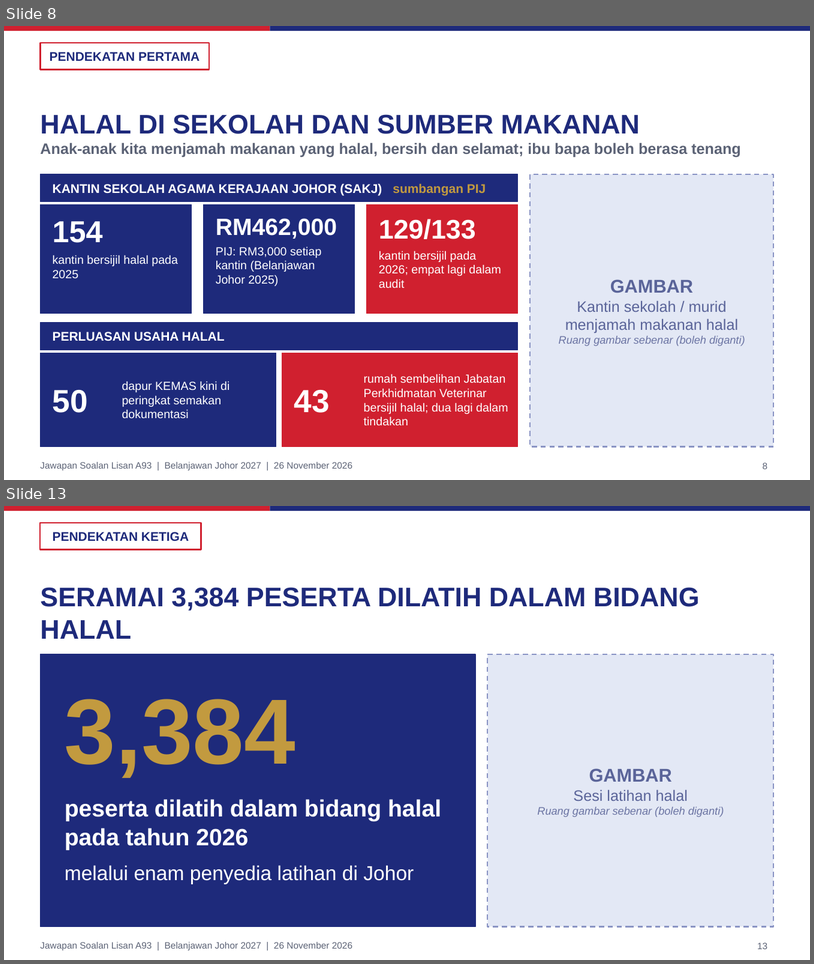
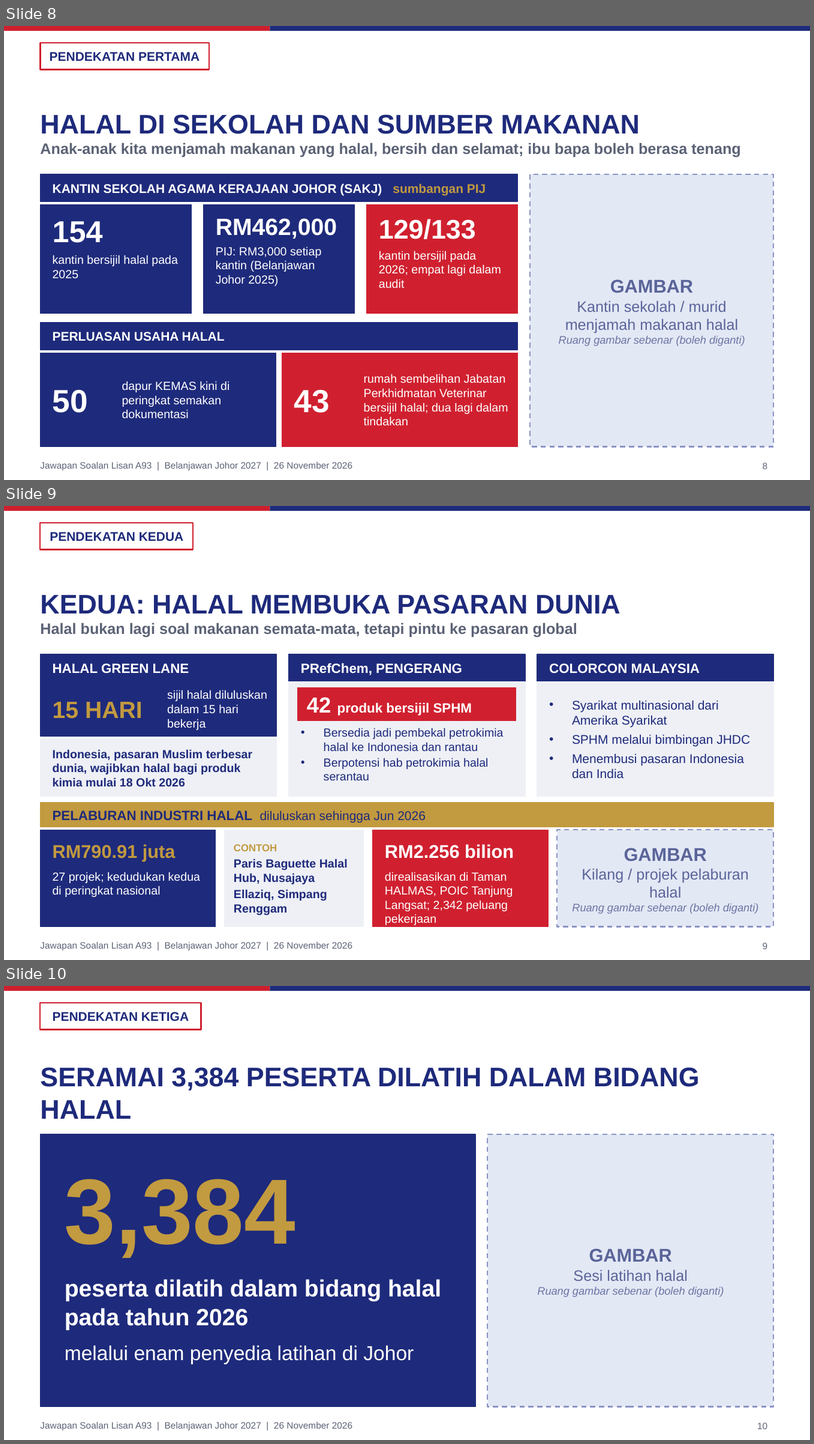
Before and after one commit to nawaljoe/Nawal, a slide deck: slides/A93_Halal_Johor_16x9.pptx. Shown one above the other, each under a label of ours: slides 8 and 13 before the commit, slides 8, 9 and 10 after it; the slides between them are not shown. The pictures are 814x964 and 814x1444 pixels, drawn with LibreOffice and Linux fonts; fonts in the diff are those of the drawing; background and template pictures are left out. Boxes give left, top, right and bottom in pixels: in the first picture for what was removed or moved away, otherwise in the second. Text is boxed around its words. In the diff, an @@ line names an element or a change of style, - is before the commit and + after.

```diff
--- a/slides/A93_Halal_Johor_16x9.pptx
+++ b/slides/A93_Halal_Johor_16x9.pptx
@@ slide 9 added at (4, 506, 810, 960), background #FFFFFF; not listed: 3 template elements that a slide beside it also shows @@
@@ rectangle added at (40, 523, 194, 550), fill #FFFFFF, outline #D0202F 1.5 pt @@
@@ text added at (50, 532, 184, 541), 15 pt, text #1E2A7B, bold @@
+PENDEKATAN KEDUA
@@ title added at (40, 594, 621, 637), 18 pt, text #5B6275, bold @@
+KEDUA: HALAL MEMBUKA PASARAN DUNIA
+Halal bukan lagi soal makanan semata-mata, tetapi pintu ke pasaran global
@@ rectangle added at (40, 654, 277, 681), fill #1E2A7B, outline #1E2A7B 1 pt @@
@@ text added at (53, 663, 189, 673), 16 pt, text #FFFFFF, bold @@
+HALAL GREEN LANE
@@ rectangle added at (289, 654, 525, 681), fill #1E2A7B, outline #1E2A7B 1 pt @@
@@ text added at (301, 663, 462, 675), 16 pt, text #FFFFFF, bold @@
+PRefChem, PENGERANG
@@ rectangle added at (537, 654, 774, 681), fill #1E2A7B, outline #1E2A7B 1 pt @@
@@ text added at (549, 663, 701, 673), 16 pt, text #FFFFFF, bold @@
+COLORCON MALAYSIA
@@ rectangle added at (40, 681, 277, 736), fill #1E2A7B, outline #1E2A7B 1 pt @@
@@ rectangle added at (289, 681, 525, 796), fill #EEF0F6, outline #EEF0F6 1 pt @@
@@ rectangle added at (537, 681, 774, 796), fill #EEF0F6, outline #EEF0F6 1 pt @@
@@ text added at (53, 702, 143, 718), 28 pt, text #C29A3F, bold @@
+15 HARI
@@ text added at (167, 690, 267, 730), 14 pt, text #FFFFFF @@
+sijil halal diluluskan dalam 15 hari bekerja
@@ rectangle added at (298, 687, 516, 721), fill #D0202F, outline #D0202F 1 pt @@
@@ text added at (307, 697, 473, 715), 16 pt, text #FFFFFF, bold @@
+42 produk bersijil SPHM
@@ text added at (572, 700, 750, 778), 15 pt, text #1E2A7B @@
+• Syarikat multinasional dari Amerika Syarikat
+• SPHM melalui bimbingan JHDC
+• Menembusi pasaran Indonesia dan India
@@ rectangle added at (40, 739, 277, 796), fill #EEF0F6, outline #EEF0F6 1 pt @@
@@ text added at (324, 727, 504, 780), 14 pt, text #1E2A7B @@
+• Bersedia jadi pembekal petrokimia halal ke Indonesia dan rantau
+• Berpotensi hab petrokimia halal serantau
@@ text added at (53, 749, 252, 786), 14 pt, text #1E2A7B, bold @@
+Indonesia, pasaran Muslim terbesar dunia, wajibkan halal bagi produk kimia mulai 18 Okt 2026
@@ rectangle added at (40, 802, 774, 826), fill #C29A3F, outline #C29A3F 1 pt @@
@@ text added at (53, 810, 426, 822), 15 pt, text #1E2A7B @@
+PELABURAN INDUSTRI HALAL diluluskan sehingga Jun 2026
@@ rectangle added at (40, 829, 216, 927), fill #1E2A7B, outline #1E2A7B 1 pt @@
@@ rectangle added at (225, 829, 364, 927), fill #EEF0F6, outline #EEF0F6 1 pt @@
@@ rectangle added at (373, 829, 548, 927), fill #D0202F, outline #D0202F 1 pt @@
@@ rectangle added at (558, 829, 774, 927), fill #E3E8F5, outline #8A94C4 1.5 pt dashed @@
@@ text added at (53, 844, 176, 861), 22 pt, text #C29A3F, bold @@
+RM790.91 juta
@@ text added at (234, 844, 348, 915), 14 pt, text #1E2A7B, bold @@
+CONTOH
+Paris Baguette Halal Hub, Nusajaya
+Ellaziq, Simpang Renggam
@@ text added at (385, 844, 514, 858), 22 pt, text #FFFFFF, bold @@
+RM2.256 bilion
@@ text added at (572, 847, 759, 913), 13 pt, text #5A6499 @@
+GAMBAR
+Kilang / projek pelaburan halal
+Ruang gambar sebenar (boleh diganti)
@@ text added at (53, 871, 200, 897), 14 pt, text #FFFFFF @@
+27 projek; kedudukan kedua di peringkat nasional
@@ text added at (385, 871, 513, 925), 14 pt, text #FFFFFF @@
+direalisasikan di Taman HALMAS, POIC Tanjung Langsat; 2,342 peluang pekerjaan
@@ page number added at (763, 942, 768, 949), 11 pt, text #5B6275 @@
+9
@@ what was slide 13 is now slide 10 @@
@@ page number at (758, 1422, 768, 1429): text changed @@
-13
+10
```
Also in this commit, not shown: 4 slides removed, 4 other files.
